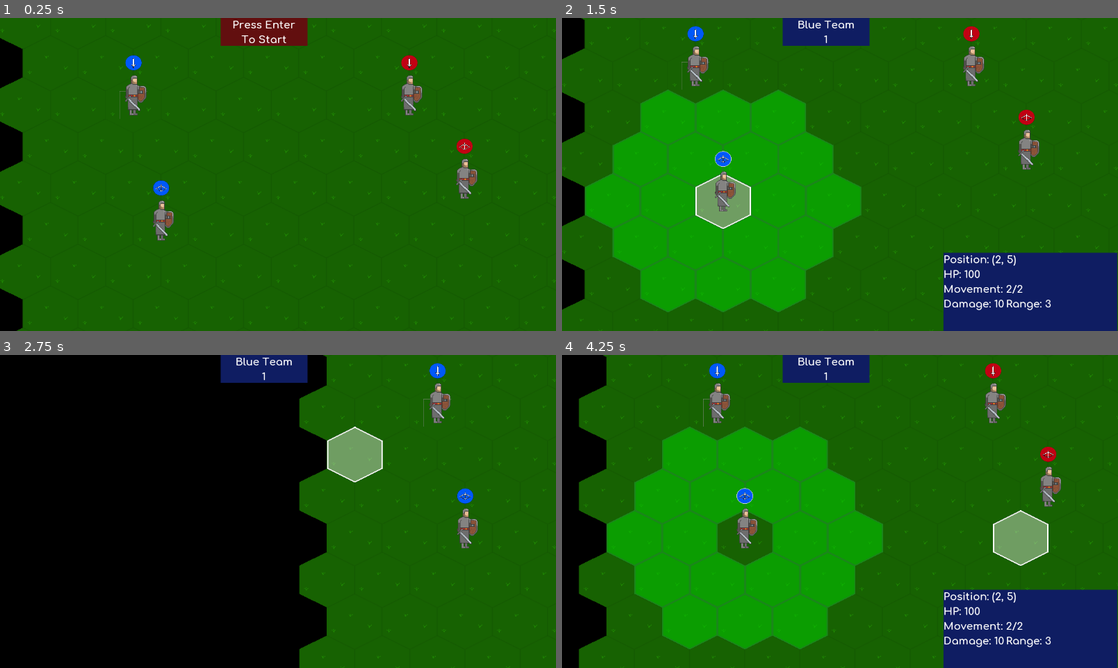
Above: before the commit, frames 1-4 (two rows, left to right).
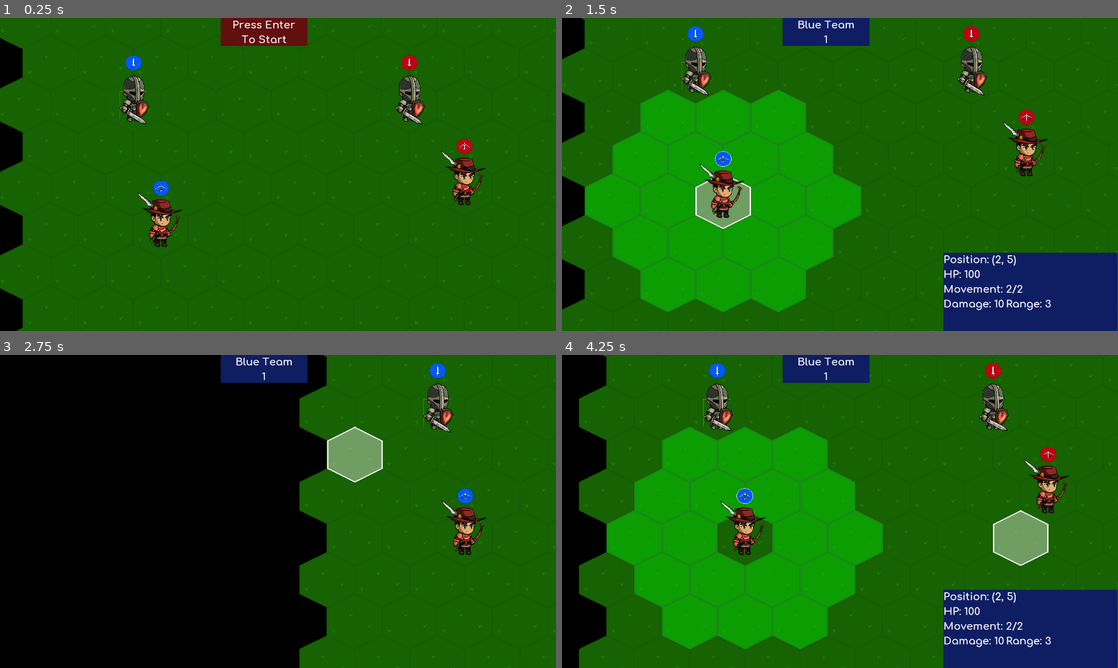
Above: after the commit, the same moments.

Repository: IndecisionGames/Fallen-Realm
Game: Godot game, scene res://Game.tscn
Two runs of this game, one before a commit and one after it. Both use one fixed random seed, a clock stepped at 60 frames per second and the inputs below.
Inputs (mouse positions are in pixels of both pictures, inside the frame that each line leads up to):
- Up to frame 1 (0.25 s): no input
- Up to frame 2 (1.5 s): tap Enter (end_turn) at 0.5 s; move the mouse to (962, 158) at 0.52 s; hold Space (camera_center) 0.53-1.28 s; click (962, 158) at 0.67 s; move the mouse to (728, 190) at 1.27 s; tap Down (camera_down) at 1.35 s; click (728, 190) at 1.42 s
- Up to frame 3 (2.75 s): move the mouse to (333, 442) at 2.02 s; hold Left (camera_left) from 2.03 s (still down); click (333, 442) at 2.17 s
- Up to frame 4 (4.25 s): move the mouse to (812, 574) at 2.77 s; release Left (camera_left) at 2.78 s; tap Middle mouse button (camera_move) at 2.85 s; click (812, 574) at 2.92 s; move the mouse to (1006, 558) at 3.52 s; hold Right (camera_right) from 3.53 s (still down); click (1006, 558) at 3.67 s

The runs differ from the first frame. In frame 1, 2.3% of the frame differs, in the area x 21-88%, y 18-74%; in frame 2, 2.3%, in the area x 21-88%, y 9-64%; in frame 3, 1.1%; in frame 4, 2.3%.

Commit message:
Add external sprites to speed up development

Diff:
--- a/characters/character.tscn
+++ b/characters/character.tscn
@@ -1,7 +1,8 @@
-[gd_scene load_steps=4 format=2]
+[gd_scene load_steps=5 format=2]
 
 [ext_resource path="res://scripts/characters/character_melee.gd" type="Script" id=1]
 [ext_resource path="res://characters/knight/banner/knight_banner_blue.png" type="Texture" id=2]
+[ext_resource path="res://characters/hunter/HunterFrames.tres" type="SpriteFrames" id=3]
 [ext_resource path="res://characters/knight/KnightFrames.tres" type="SpriteFrames" id=4]
 
 [node name="Character" type="Node2D"]
@@ -14,7 +15,15 @@
 texture = ExtResource( 2 )
 offset = Vector2( 0, 5 )
 
-[node name="CharacterSprite" type="AnimatedSprite" parent="."]
-position = Vector2( 2, -25.25 )
-scale = Vector2( 1.01563, 1.05078 )
+[node name="Knight" type="AnimatedSprite" parent="."]
+visible = false
+position = Vector2( 1.42109e-14, -20 )
+scale = Vector2( 0.336914, 0.371094 )
 frames = ExtResource( 4 )
+
+[node name="Hunter" type="AnimatedSprite" parent="."]
+visible = false
+position = Vector2( 1.42109e-14, -20 )
+scale = Vector2( 0.336914, 0.371094 )
+frames = ExtResource( 3 )
+animation = "walk"
--- /dev/null
+++ b/characters/hunter/HunterFrames.tres
@@ -0,0 +1,35 @@
+[gd_resource type="SpriteFrames" load_steps=21 format=2]
+
+[ext_resource path="res://characters/external/Archer/Stand/0.png" type="Texture" id=1]
+[ext_resource path="res://characters/external/Archer/Walk/0.png" type="Texture" id=2]
+[ext_resource path="res://characters/external/Archer/Walk/9.png" type="Texture" id=3]
+[ext_resource path="res://characters/external/Archer/Stand/5.png" type="Texture" id=4]
+[ext_resource path="res://characters/external/Archer/Walk/5.png" type="Texture" id=5]
+[ext_resource path="res://characters/external/Archer/Walk/8.png" type="Texture" id=6]
+[ext_resource path="res://characters/external/Archer/Walk/1.png" type="Texture" id=7]
+[ext_resource path="res://characters/external/Archer/Stand/9.png" type="Texture" id=8]
+[ext_resource path="res://characters/external/Archer/Stand/8.png" type="Texture" id=9]
+[ext_resource path="res://characters/external/Archer/Walk/3.png" type="Texture" id=10]
+[ext_resource path="res://characters/external/Archer/Stand/1.png" type="Texture" id=11]
+[ext_resource path="res://characters/external/Archer/Stand/2.png" type="Texture" id=12]
+[ext_resource path="res://characters/external/Archer/Walk/7.png" type="Texture" id=13]
+[ext_resource path="res://characters/external/Archer/Stand/3.png" type="Texture" id=14]
+[ext_resource path="res://characters/external/Archer/Walk/4.png" type="Texture" id=15]
+[ext_resource path="res://characters/external/Archer/Stand/4.png" type="Texture" id=16]
+[ext_resource path="res://characters/external/Archer/Walk/2.png" type="Texture" id=17]
+[ext_resource path="res://characters/external/Archer/Walk/6.png" type="Texture" id=18]
+[ext_resource path="res://characters/external/Archer/Stand/6.png" type="Texture" id=19]
+[ext_resource path="res://characters/external/Archer/Stand/7.png" type="Texture" id=20]
+
+[resource]
+animations = [ {
+"frames": [ ExtResource( 1 ), ExtResource( 11 ), ExtResource( 12 ), ExtResource( 14 ), ExtResource( 16 ), ExtResource( 4 ), ExtResource( 19 ), ExtResource( 20 ), ExtResource( 9 ), ExtResource( 8 ) ],
+"loop": true,
+"name": "default",
+"speed": 8.0
+}, {
+"frames": [ ExtResource( 2 ), ExtResource( 7 ), ExtResource( 17 ), ExtResource( 10 ), ExtResource( 15 ), ExtResource( 5 ), ExtResource( 18 ), ExtResource( 13 ), ExtResource( 6 ), ExtResource( 3 ) ],
+"loop": true,
+"name": "walk",
+"speed": 16.0
+} ]
--- a/characters/knight/KnightFrames.tres
+++ b/characters/knight/KnightFrames.tres
@@ -1,20 +1,35 @@
-[gd_resource type="SpriteFrames" load_steps=6 format=2]
+[gd_resource type="SpriteFrames" load_steps=21 format=2]
 
-[ext_resource path="res://characters/knight/walk/knight-walk1.png" type="Texture" id=1]
-[ext_resource path="res://characters/knight/walk/knight-walk2.png" type="Texture" id=2]
-[ext_resource path="res://characters/knight/knight.png" type="Texture" id=3]
-[ext_resource path="res://characters/knight/walk/knight-walk3.png" type="Texture" id=4]
-[ext_resource path="res://characters/knight/walk/knight-walk4.png" type="Texture" id=5]
+[ext_resource path="res://characters/external/Knight/Stand/0.png" type="Texture" id=1]
+[ext_resource path="res://characters/external/Knight/Stand/7.png" type="Texture" id=2]
+[ext_resource path="res://characters/external/Knight/Stand/5.png" type="Texture" id=3]
+[ext_resource path="res://characters/external/Knight/Stand/4.png" type="Texture" id=4]
+[ext_resource path="res://characters/external/Knight/Walk/2.png" type="Texture" id=5]
+[ext_resource path="res://characters/external/Knight/Stand/8.png" type="Texture" id=6]
+[ext_resource path="res://characters/external/Knight/Walk/8.png" type="Texture" id=7]
+[ext_resource path="res://characters/external/Knight/Walk/7.png" type="Texture" id=8]
+[ext_resource path="res://characters/external/Knight/Stand/1.png" type="Texture" id=9]
+[ext_resource path="res://characters/external/Knight/Walk/1.png" type="Texture" id=10]
+[ext_resource path="res://characters/external/Knight/Walk/3.png" type="Texture" id=11]
+[ext_resource path="res://characters/external/Knight/Stand/2.png" type="Texture" id=12]
+[ext_resource path="res://characters/external/Knight/Walk/0.png" type="Texture" id=13]
+[ext_resource path="res://characters/external/Knight/Walk/4.png" type="Texture" id=14]
+[ext_resource path="res://characters/external/Knight/Walk/9.png" type="Texture" id=15]
+[ext_resource path="res://characters/external/Knight/Walk/5.png" type="Texture" id=16]
+[ext_resource path="res://characters/external/Knight/Stand/6.png" type="Texture" id=17]
+[ext_resource path="res://characters/external/Knight/Stand/9.png" type="Texture" id=18]
+[ext_resource path="res://characters/external/Knight/Walk/6.png" type="Texture" id=19]
+[ext_resource path="res://characters/external/Knight/Stand/3.png" type="Texture" id=20]
 
 [resource]
 animations = [ {
-"frames": [ ExtResource( 3 ) ],
+"frames": [ ExtResource( 1 ), ExtResource( 9 ), ExtResource( 12 ), ExtResource( 20 ), ExtResource( 4 ), ExtResource( 3 ), ExtResource( 17 ), ExtResource( 2 ), ExtResource( 6 ), ExtResource( 18 ) ],
 "loop": true,
 "name": "default",
-"speed": 5.0
+"speed": 8.0
 }, {
-"frames": [ ExtResource( 2 ), ExtResource( 4 ), ExtResource( 5 ), ExtResource( 1 ) ],
+"frames": [ ExtResource( 13 ), ExtResource( 10 ), ExtResource( 5 ), ExtResource( 11 ), ExtResource( 14 ), ExtResource( 16 ), ExtResource( 19 ), ExtResource( 8 ), ExtResource( 7 ), ExtResource( 15 ) ],
 "loop": true,
 "name": "walk",
-"speed": 6.0
+"speed": 16.0
 } ]
--- a/scripts/CharacterController.gd
+++ b/scripts/CharacterController.gd
@@ -3,7 +3,7 @@
 var green_cell = preload("res://map/CellHighlight.tscn")
 var movement_indicator = preload("res://map/movement_indicator.tscn")
 onready var grid = get_node("/root/Game/Map/Grid")
-onready var character_panel = get_node("/root/Game/CanvasLayer/CharacterPanel")
+onready var character_panel = get_node("/root/Game/CanvasLayer/UI/CharacterPanel")
 
 onready var blue_characters = get_node("BlueTeam")
 onready var red_characters = get_node("RedTeam")
--- a/scripts/characters/character_base.gd
+++ b/scripts/characters/character_base.gd
@@ -43,8 +43,7 @@
 			movement_vec = Vector2(0,0)
 			if next_cell == final_cell:
 				moving = false
-				character_sprite.stop()
-				character_sprite.set_animation("default")
+				character_sprite.play("default")
 			else:
 				go_to_next_cell()
 		else:
@@ -97,8 +96,14 @@
 	banner_texture = blue_banner_texture
 	banner_selected_texture = blue_banner_selected_texture
 	banner.set_texture(banner_texture)
+	init_sprite()
 
 func change_to_red():
 	banner_texture = red_banner_texture
 	banner_selected_texture = red_banner_selected_texture
 	banner.set_texture(banner_texture)
+	init_sprite()
+
+func init_sprite():
+	character_sprite.set_visible(true)
+	character_sprite.play("default")
--- a/scripts/characters/character_melee.gd
+++ b/scripts/characters/character_melee.gd
@@ -8,15 +8,13 @@
 	self.health_points = 100
 
 	self.grid = get_node("/root/Game/Map/Grid")
-	self.character_sprite = get_node("CharacterSprite")
+	self.character_sprite = get_node("Knight")
 	self.banner = get_node("Banner")
 	self.blue_banner_texture = load("res://characters/knight/banner/knight_banner_blue.png")
 	self.blue_banner_selected_texture = load("res://characters/knight/banner/knight_banner_blue_selected.png")
 	self.red_banner_texture = load("res://characters/knight/banner/knight_banner_red.png")
 	self.red_banner_selected_texture = load("res://characters/knight/banner/knight_banner_red_selected.png")
 
-	# self.character_sprite.set_texture(load("res://characters/knight-128.png"))
-
 	self.current_position = grid.world_to_map(global_position)
 	global_position = grid.map_to_world_fixed(current_position)
 
--- a/scripts/characters/character_ranged.gd
+++ b/scripts/characters/character_ranged.gd
@@ -8,15 +8,13 @@
 	self.health_points = 100
 
 	self.grid = get_node("/root/Game/Map/Grid")
-	self.character_sprite = get_node("CharacterSprite")
+	self.character_sprite = get_node("Hunter")
 	self.banner = get_node("Banner")
 	self.blue_banner_texture = load("res://characters/hunter/banner/hunter_banner_blue.png")
 	self.blue_banner_selected_texture = load("res://characters/hunter/banner/hunter_banner_blue_selected.png")
 	self.red_banner_texture = load("res://characters/hunter/banner/hunter_banner_red.png")
 	self.red_banner_selected_texture = load("res://characters/hunter/banner/hunter_banner_red_selected.png")
 
-	# self.character_sprite.set_texture(load("res://characters/hunter-128.png"))
-
 	self.current_position = grid.world_to_map(global_position)
 	global_position = grid.map_to_world_fixed(current_position)
 
Not shown: 1 places in Game.tscn that only renumber resources
Binary file added: characters/external/Archer/Alert1H/0.png
Not shown, added: characters/external/Archer/Alert1H/0.png.import
Binary file added: characters/external/Archer/Alert1H/1.png
Not shown, added: characters/external/Archer/Alert1H/1.png.import
Binary file added: characters/external/Archer/Alert1H/2.png
Not shown, added: characters/external/Archer/Alert1H/2.png.import
Binary file added: characters/external/Archer/Alert1H/3.png
Not shown, added: characters/external/Archer/Alert1H/3.png.import
Binary file added: characters/external/Archer/Alert1H/4.png
Not shown, added: characters/external/Archer/Alert1H/4.png.import
Binary file added: characters/external/Archer/Alert1H/5.png
(and 480 more such lines)
